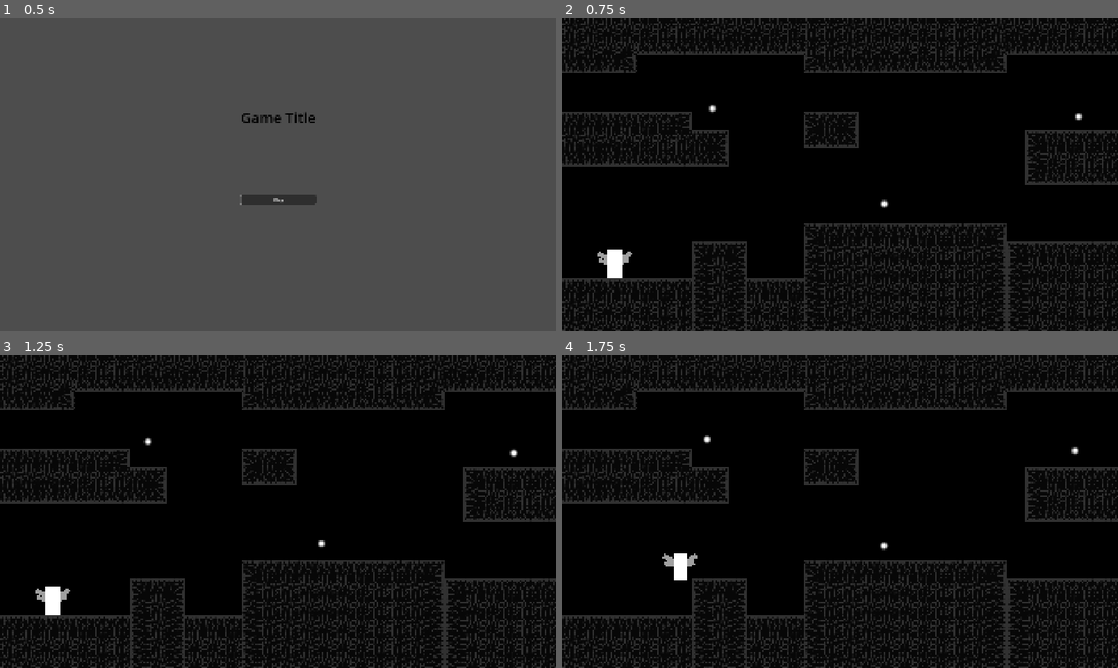
Above: before the commit, frames 1-4 (two rows, left to right).
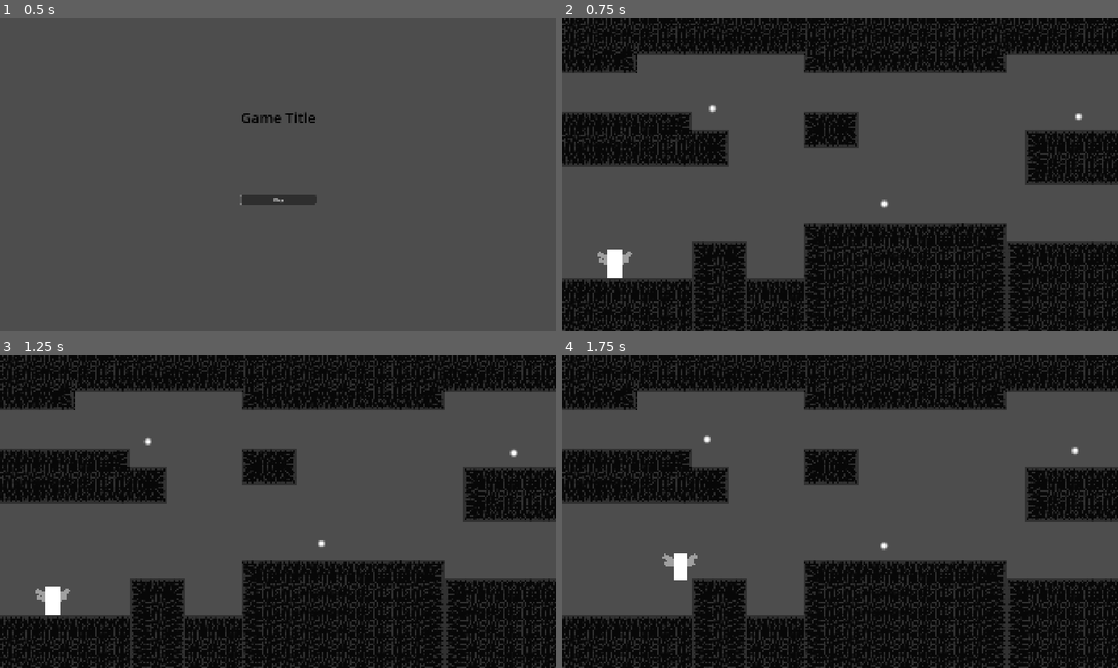
Above: after the commit, the same moments.

Repository: arceryz/LD57
Game: Godot game, scene res://scenes/main_menu/main_menu.tscn
Two runs of this game, one before a commit and one after it. Both use one fixed random seed, a clock stepped at 60 frames per second and the inputs below.
Inputs:
- Up to frame 1 (0.5 s): no input
- Up to frame 2 (0.75 s): click "Play" at 0.5 s
- Up to frame 3 (1.25 s): no input
- Up to frame 4 (1.75 s): tap Enter (ui_accept) at 1.25 s; hold D (move_right) from 1.28 s (still down); tap Space (jump) at 1.52 s

Frame 1 is identical in both runs. In frame 2, 49% of the frame differs, in the area x 0-100%, y 11-84%; in frame 3, 49%; in frame 4, 49%.

Commit message:
Change bg

Diff:
--- a/scenes/levels/level_1.tscn
+++ b/scenes/levels/level_1.tscn
@@ -12,15 +12,6 @@
 anchor_bottom = 1.0
 grow_horizontal = 2
 grow_vertical = 2
-
-[node name="ColorRect" type="ColorRect" parent="."]
-layout_mode = 1
-anchors_preset = 15
-anchor_right = 1.0
-anchor_bottom = 1.0
-grow_horizontal = 2
-grow_vertical = 2
-color = Color(0, 0, 0, 1)
 
 [node name="Label" type="Label" parent="."]
 layout_mode = 0
